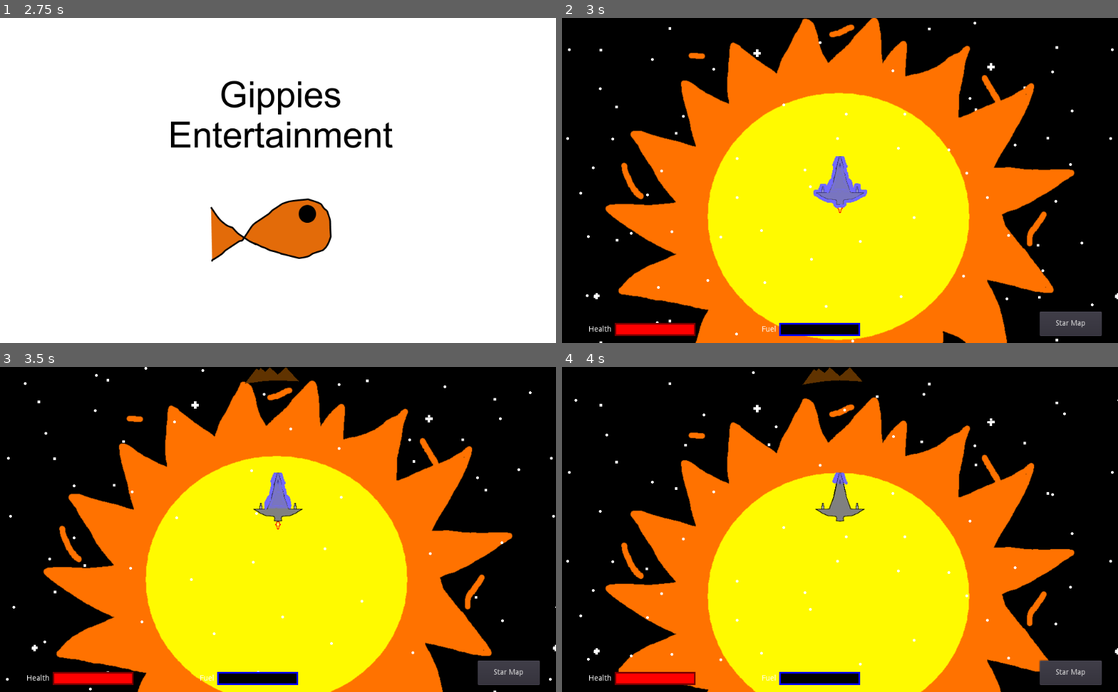
Above: before the commit, frames 1-4 (two rows, left to right).
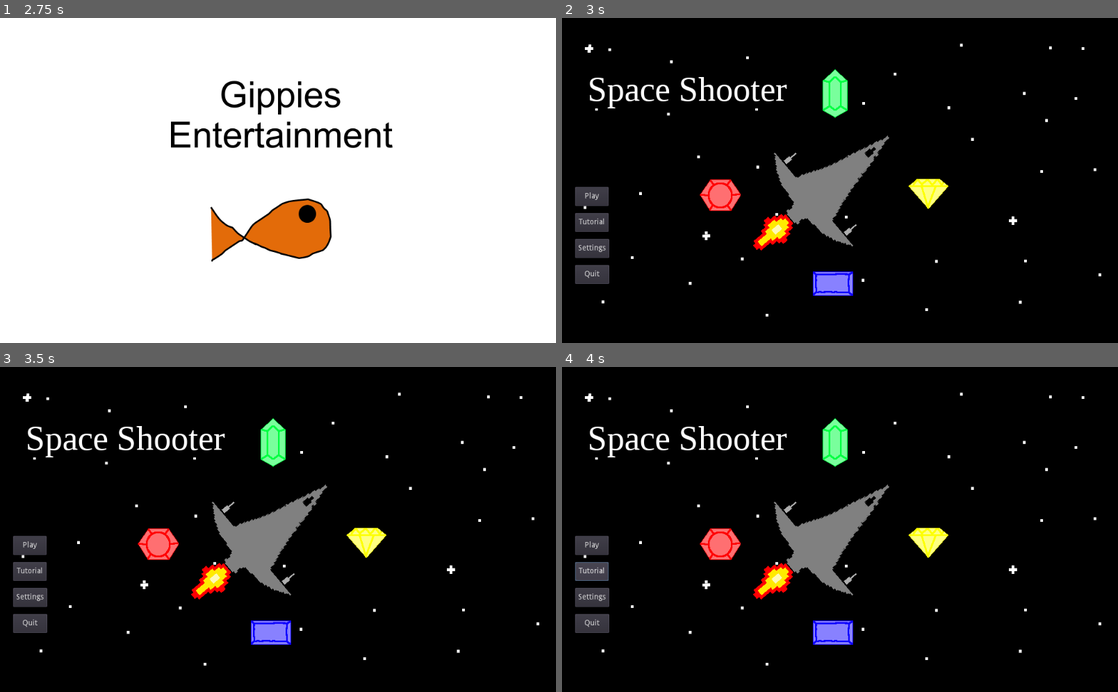
Above: after the commit, the same moments.

Repository: jlpatter/GodotSpaceShooter
Game: Godot game, scene res://src/Misc/GippiesSplash.tscn
Same seed, same stepped clock (60 frames per second), same inputs: the game is played once before the commit and once after it.
Inputs (mouse positions are in pixels of both pictures, inside the frame that each line leads up to):
- Up to frame 1 (2.75 s): tap Enter at 0.5, 2 s; hold D (move_right) 0.53-1.28 s; tap Space (shoot) at 0.6, 1.25, 1.35, 2.1 s; hold A (move_left) 1.28-2.03 s; hold D (move_right) from 2.03 s (still down)
- Up to frame 2 (3 s): tap Space (shoot) at 2.75, 2.85 s; release D (move_right) at 2.78 s; hold W (move_up) from 2.78 s (still down)
- Up to frame 3 (3.5 s): keep holding W (move_up)
- Up to frame 4 (4 s): release W (move_up) at 3.5 s; click (589, 571) at 3.5 s, where only the run after the commit has a clickable "Tutorial"

Frame 1 is identical in both runs. In frame 2, 59% of the frame differs, in the area x 0-100%, y 0-100%; in frame 3, 57%; in frame 4, 54%.

Commit message:
Added start menu

Diff:
--- a/src/Misc/GippiesSplash.gd
+++ b/src/Misc/GippiesSplash.gd
@@ -3,4 +3,4 @@
 
 
 func _on_Timer_timeout():
-	get_tree().change_scene("res://src/Levels/Level1.tscn")
+	get_tree().change_scene("res://src/Misc/StartMenu.tscn")
--- /dev/null
+++ b/src/Misc/StartMenu.gd
@@ -0,0 +1,10 @@
+extends Control
+
+
+
+func _on_PlayButton_pressed():
+	get_tree().change_scene("res://src/Levels/Level1.tscn")
+
+
+func _on_QuitButton_pressed():
+	get_tree().quit()
--- /dev/null
+++ b/src/Misc/StartMenu.tscn
@@ -0,0 +1,180 @@
+[gd_scene load_steps=12 format=2]
+
+[ext_resource path="res://Assets/PlayerShip.png" type="Texture" id=1]
+[ext_resource path="res://Assets/StarsBackground.png" type="Texture" id=2]
+[ext_resource path="res://Assets/Fire.png" type="Texture" id=3]
+[ext_resource path="res://Assets/GreenGem2.png" type="Texture" id=4]
+[ext_resource path="res://Assets/RedGem.png" type="Texture" id=5]
+[ext_resource path="res://Assets/BlueGem.png" type="Texture" id=6]
+[ext_resource path="res://Assets/YellowGem.png" type="Texture" id=7]
+[ext_resource path="res://src/Misc/StartMenu.gd" type="Script" id=8]
+[ext_resource path="res://Assets/Fonts/LiberationSerif-Regular.ttf" type="DynamicFontData" id=9]
+
+[sub_resource type="StyleBoxFlat" id=1]
+bg_color = Color( 0, 0, 0, 1 )
+
+[sub_resource type="DynamicFont" id=2]
+size = 64
+use_filter = true
+font_data = ExtResource( 9 )
+
+[node name="StartMenu" type="Control"]
+anchor_right = 1.0
+anchor_bottom = 1.0
+script = ExtResource( 8 )
+__meta__ = {
+"_edit_use_anchors_": false
+}
+
+[node name="StarsRect" type="TextureRect" parent="."]
+anchor_right = 1.0
+anchor_bottom = 1.0
+texture = ExtResource( 2 )
+expand = true
+__meta__ = {
+"_edit_use_anchors_": false
+}
+
+[node name="PlayButton" type="Button" parent="."]
+anchor_top = 1.0
+anchor_bottom = 1.0
+margin_left = 24.0
+margin_top = -288.0
+margin_right = 86.0
+margin_bottom = -253.0
+text = "Play"
+__meta__ = {
+"_edit_use_anchors_": false
+}
+
+[node name="TutorialButton" type="Button" parent="."]
+anchor_top = 1.0
+anchor_bottom = 1.0
+margin_left = 24.0
+margin_top = -240.0
+margin_right = 86.0
+margin_bottom = -205.0
+text = "Tutorial"
+__meta__ = {
+"_edit_use_anchors_": false
+}
+
+[node name="SettingsButton" type="Button" parent="."]
+anchor_top = 1.0
+anchor_bottom = 1.0
+margin_left = 24.0
+margin_top = -192.0
+margin_right = 87.0
+margin_bottom = -157.0
+text = "Settings"
+__meta__ = {
+"_edit_use_anchors_": false
+}
+
+[node name="QuitButton" type="Button" parent="."]
+anchor_top = 1.0
+anchor_bottom = 1.0
+margin_left = 24.0
+margin_top = -144.0
+margin_right = 87.0
+margin_bottom = -109.0
+text = "Quit"
+__meta__ = {
+"_edit_use_anchors_": false
+}
+
+[node name="ShipRect" type="TextureRect" parent="."]
+anchor_left = 0.5
+anchor_top = 0.5
+anchor_right = 0.5
+anchor_bottom = 0.5
+margin_left = 3.43811
+margin_top = -187.027
+margin_right = 103.438
+margin_bottom = -87.0275
+rect_rotation = 50.0
+rect_scale = Vector2( 2.7343, 2.67115 )
+texture = ExtResource( 1 )
+__meta__ = {
+"_edit_use_anchors_": false
+}
+
+[node name="FireRect" type="TextureRect" parent="."]
+anchor_left = 0.5
+anchor_top = 0.5
+anchor_right = 0.5
+anchor_bottom = 0.5
+margin_left = -110.969
+margin_top = 49.355
+margin_right = -54.9687
+margin_bottom = 132.355
+rect_rotation = 50.0
+texture = ExtResource( 3 )
+expand = true
+__meta__ = {
+"_edit_use_anchors_": false
+}
+
+[node name="GreenGem" type="TextureRect" parent="."]
+anchor_left = 0.5
+anchor_top = 0.5
+anchor_right = 0.5
+anchor_bottom = 0.5
+margin_left = -33.9388
+margin_top = -207.242
+margin_right = 16.0612
+margin_bottom = -107.242
+texture = ExtResource( 4 )
+
+[node name="RedGem" type="TextureRect" parent="."]
+anchor_left = 0.5
+anchor_top = 0.5
+anchor_right = 0.5
+anchor_bottom = 0.5
+margin_left = -257.51
+margin_top = -12.2119
+margin_right = -182.51
+margin_bottom = 62.7881
+texture = ExtResource( 5 )
+
+[node name="BlueGem" type="TextureRect" parent="."]
+anchor_left = 0.5
+anchor_top = 0.5
+anchor_right = 0.5
+anchor_bottom = 0.5
+margin_left = -50.5877
+margin_top = 154.277
+margin_right = 24.4123
+margin_bottom = 229.277
+texture = ExtResource( 6 )
+__meta__ = {
+"_edit_use_anchors_": false
+}
+
+[node name="YellowGem" type="TextureRect" parent="."]
+anchor_left = 0.5
+anchor_top = 0.5
+anchor_right = 0.5
+anchor_bottom = 0.5
+margin_left = 125.415
+margin_top = -14.5903
+margin_right = 200.415
+margin_bottom = 60.4097
+texture = ExtResource( 7 )
+
+[node name="Label" type="Label" parent="."]
+margin_left = 46.669
+margin_top = 95.4594
+margin_right = 413.669
+margin_bottom = 167.459
+custom_styles/normal = SubResource( 1 )
+custom_fonts/font = SubResource( 2 )
+text = "Space Shooter"
+align = 1
+valign = 1
+__meta__ = {
+"_edit_use_anchors_": false
+}
+
+[connection signal="pressed" from="PlayButton" to="." method="_on_PlayButton_pressed"]
+[connection signal="pressed" from="QuitButton" to="." method="_on_QuitButton_pressed"]
Binary file added: Assets/Fonts/LiberationSerif-Bold.ttf
Binary file added: Assets/Fonts/LiberationSerif-BoldItalic.ttf
Binary file added: Assets/Fonts/LiberationSerif-Italic.ttf
Binary file added: Assets/Fonts/LiberationSerif-Regular.ttf
Not shown, added: Assets/Fonts/License.txt
Not shown, added: Assets/Fonts/AUTHORS
Not shown, added: Assets/Fonts/COPYING
Not shown, added: Assets/Fonts/ChangeLog
Not shown, added: Assets/Fonts/README
